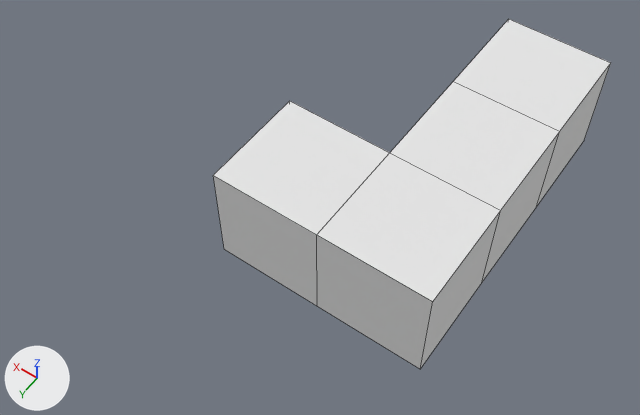
One commit to the Blender file HTC VIVE Project/Assets/Blender Imports/Tetros/Tetro 6.blend: the scene before it, then after it.
One viewpoint serves both versions: a 50 mm camera at (-5.58, 9.33, 11.65) aimed at (-0.08, 1.64, -0.44). The lights are fixed; the arrows at lower left show +X, +Y and +Z. Mesh edges are drawn as thin lines.
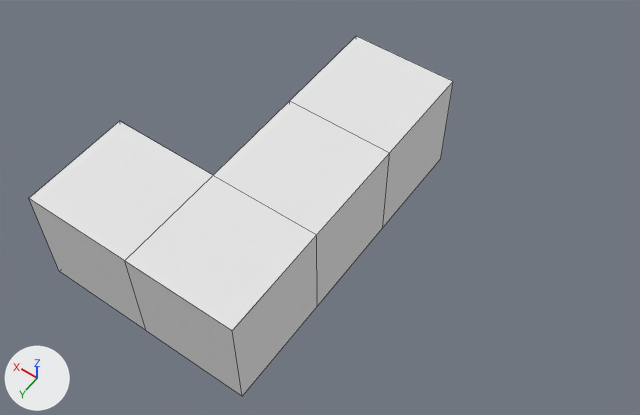
Edits to the bpy script that builds the scene:
```text
Change me_cube_003:
    used by ob_cube_003; location = (0.0, 2.0, 0.0)
    remove me_cube_003.from_pydata(...)  # 32 vertices, 24 faces; spans x -3.0..1.0, y -5.0..1.0, z -1.0..1.0
    add me_cube_003.from_pydata(...)  # 20 vertices, 21 faces; spans x -1.0..3.0, y -3.0..3.0, z -1.0..1.0
    me_cube_003 part 1: the loose piece of 8 vertices spanning x -3.0..-1.0, y -5.0..-3.0, z -1.0..1.0 is deleted
    me_cube_003 part 2
    14 vertices are removed from x -3.0..-1.0, y -3.0..1.0, z -1.0..1.0
    17 faces are deleted
    4 vertices are added at (1.0, 3.0, -1.0), (-1.0, 3.0, -1.0), (1.0, 3.0, 1.0), (-1.0, 3.0, 1.0)
    6 new vertices lie (2.0, 0.0, 0.0) away from vertices in x -1.0..1.0, y -3.0..3.0, z -1.0..1.0
    5 new faces join them, mat_material (white #e7e7e7)
    5 new faces join them, mat_material_001 (white #e7e7e7)
    5 new faces join them, mat_material_002 (white #e7e7e7)
    5 new faces join them, mat_material_003 (white #e7e7e7)
```

What differs and where, as boxes [x1, y1, x2, y2] in the pictures (640 x 415 px; the box of a moved part takes in the faces that stretch with it):
'Cube.003', reshaped (7% wider)
    before: [213, 19, 611, 369]
    after: [29, 36, 453, 396]
part 1 of me_cube_003, deleted
    before: [453, 19, 611, 207]
part 2 of me_cube_003, moved or reshaped
    before: [213, 82, 560, 369]
    after: [29, 36, 453, 396]
